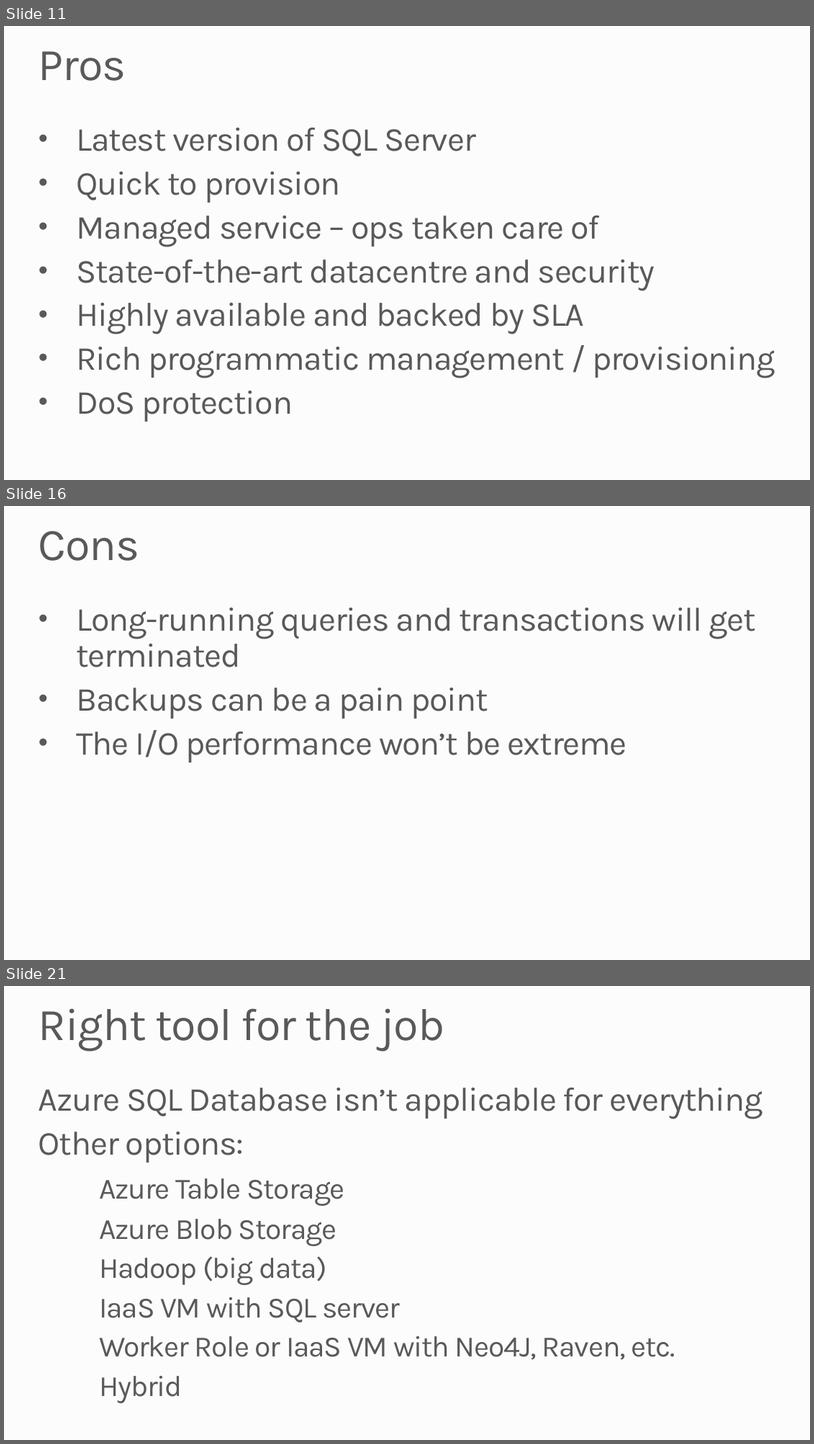
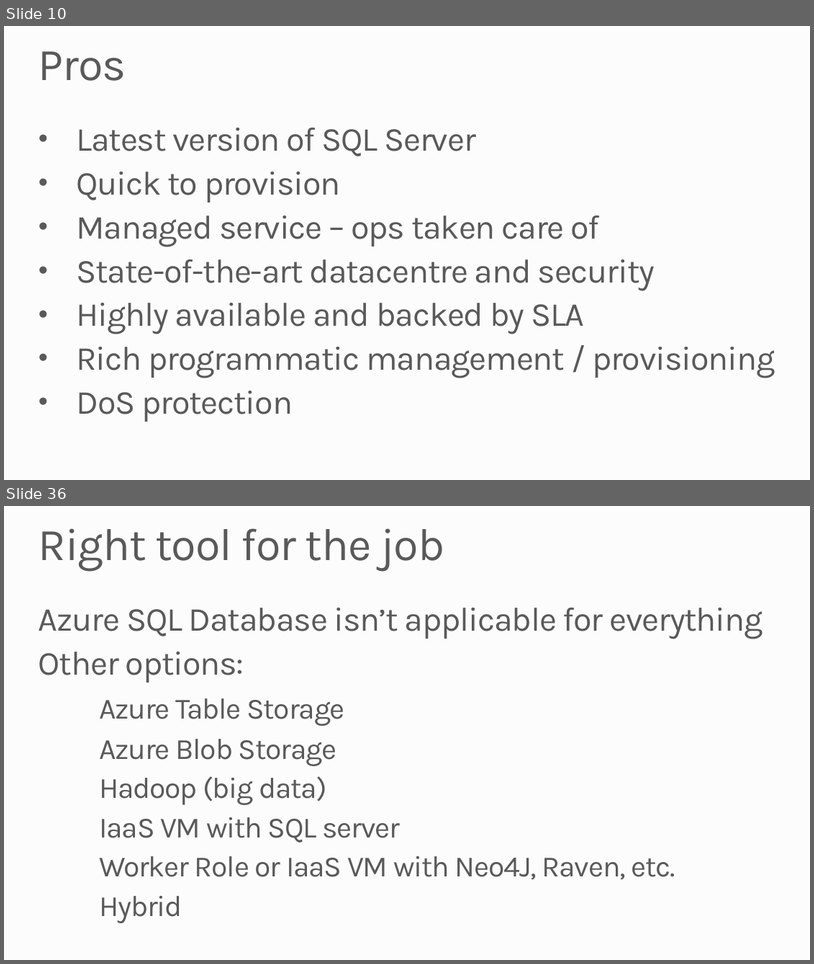
Before and after one commit to robdmoore/SQLAzureTransientDemo, a slide deck: Presentation.pptx. Shown one above the other, each under a label of ours: slides 11, 16 and 21 before the commit, slides 10 and 36 after it; the slides between them are not shown. The pictures are 814x1444 and 814x964 pixels, drawn with LibreOffice and Linux fonts; fonts in the diff are those of the drawing; background and template pictures are left out. Boxes give left, top, right and bottom in pixels: in the first picture for what was removed or moved away, otherwise in the second. Text is boxed around its words. In the diff, an @@ line names an element or a change of style, - is before the commit and + after.

```diff
--- a/Presentation.pptx
+++ b/Presentation.pptx
@@ slide 16 removed at (x1=4, y1=506, x2=810, y2=960), background #FCFCFC @@
@@ title removed at (x1=39, y1=531, x2=140, y2=561) @@
-Cons
@@ text removed at (x1=76, y1=608, x2=756, y2=762) @@
-• Long-running queries and transactions will get terminated
-• Backups can be a pain point
-• The I/O performance won’t be extreme
@@ what was slide 11 is now slide 10 @@
@@ what was slide 21 is now slide 36 @@
```
Also in this commit, not shown: 5 slides changed, 6 slides added, 5 other slides removed.
